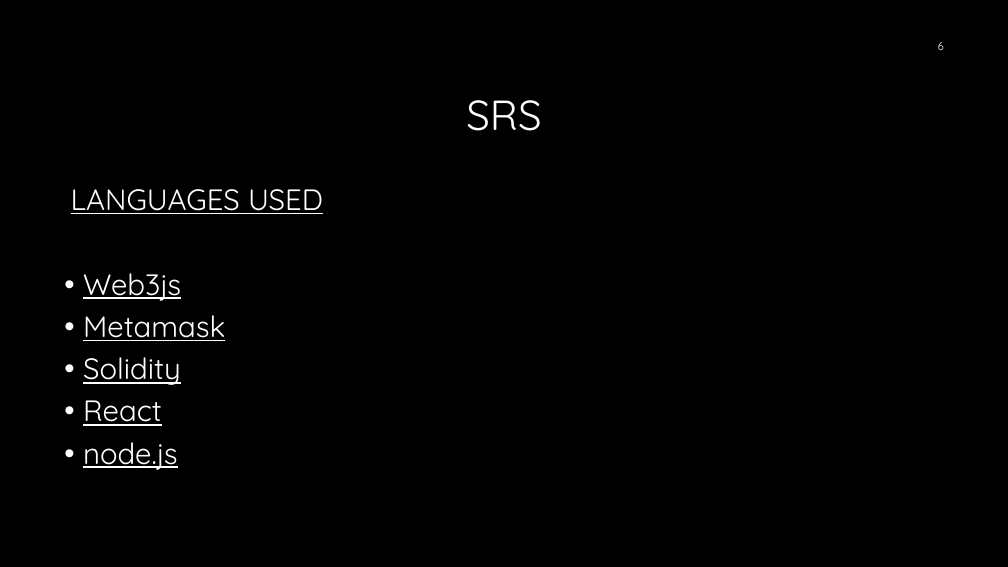
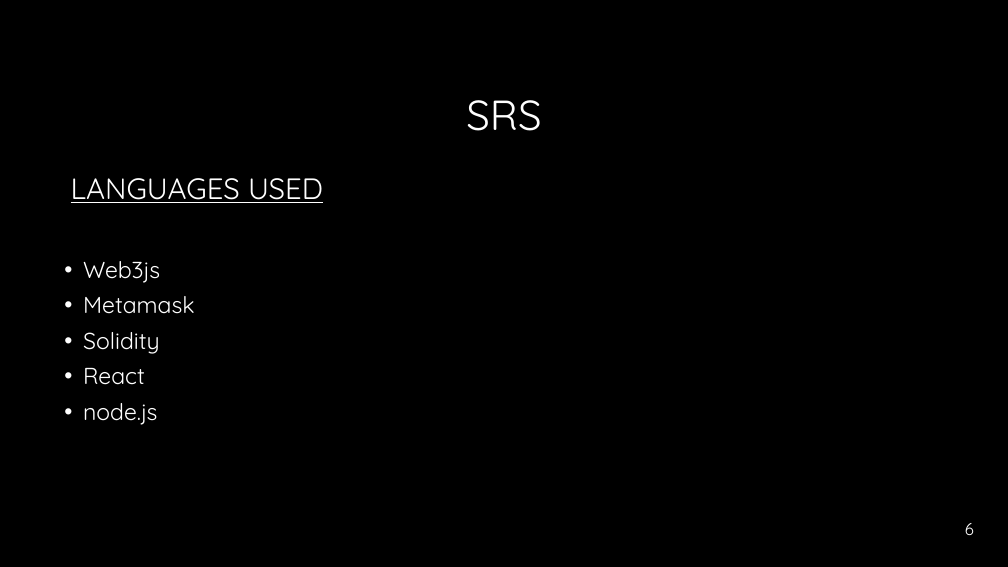
Before and after one commit to Annsunny595/ppt, a slide deck: slide 6 of Presentation PROJECT.pptx. Drawn at 1008x567 pixels with LibreOffice and Linux fonts; fonts in the diff are those of the drawing; background and template pictures are left out. Boxes give left, top, right and bottom in pixels: in the first picture for what was removed or moved away, otherwise in the second. Text is boxed around its words. In the diff, an @@ line names an element or a change of style, - is before the commit and + after.

```diff
--- a/Presentation PROJECT.pptx
+++ b/Presentation PROJECT.pptx
@@ text "LANGUAGES USED" moved from (x1=71, y1=189, x2=323, y2=470) to (x1=71, y1=178, x2=323, y2=425) @@
@@ text at (x1=83, y1=261, x2=195, y2=425): size 28 to 22 pt, underline off in "Web3js", "Metamask", "Solidity", "React" and 1 more places @@
@@ page number moved from (x1=938, y1=42, x2=944, y2=50) to (x1=965, y1=523, x2=974, y2=535) @@
@@ page number at (x1=965, y1=523, x2=974, y2=535): size 10.5 to 16 pt @@
```
Also in this commit, not shown: 2 other slides changed, 7 slides added, 2 slides removed.
